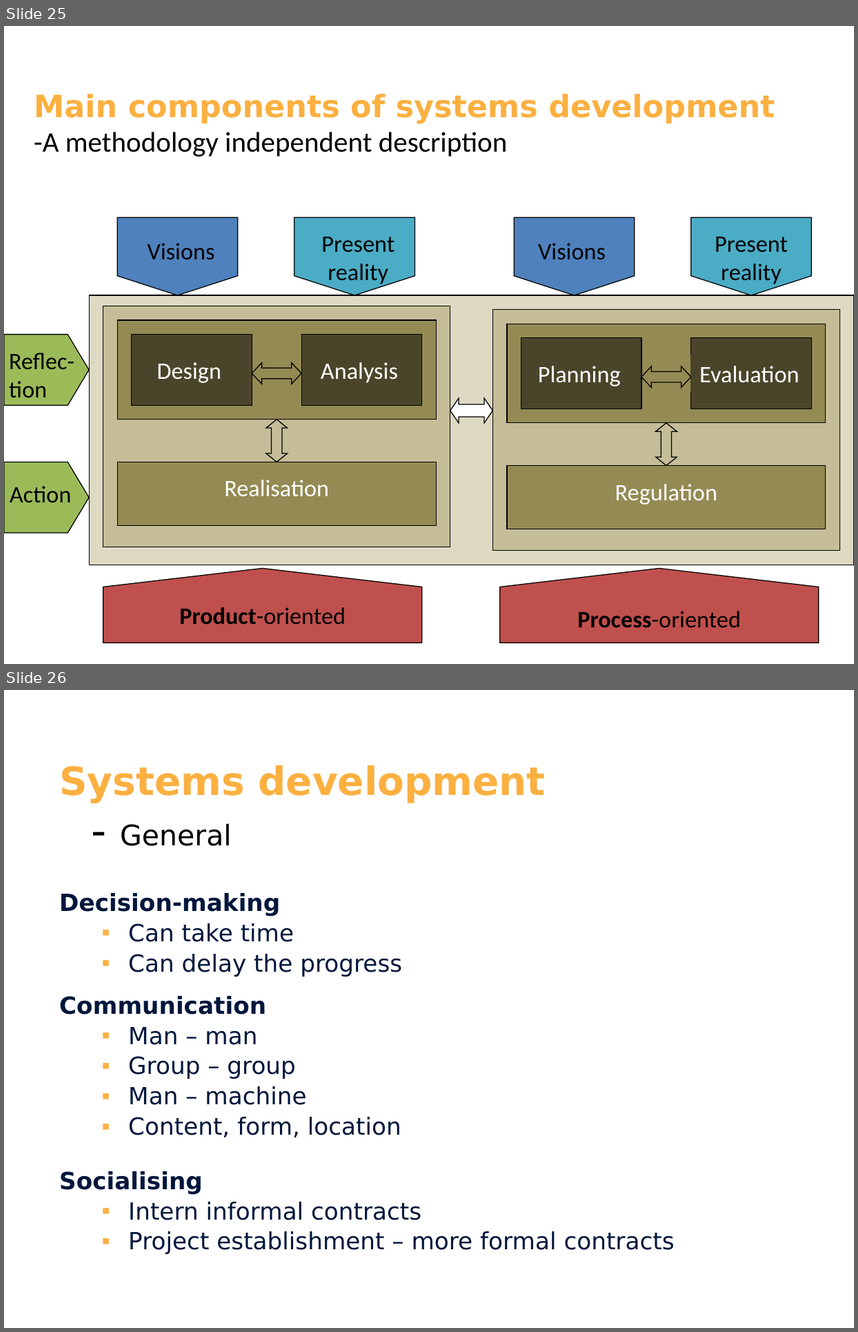
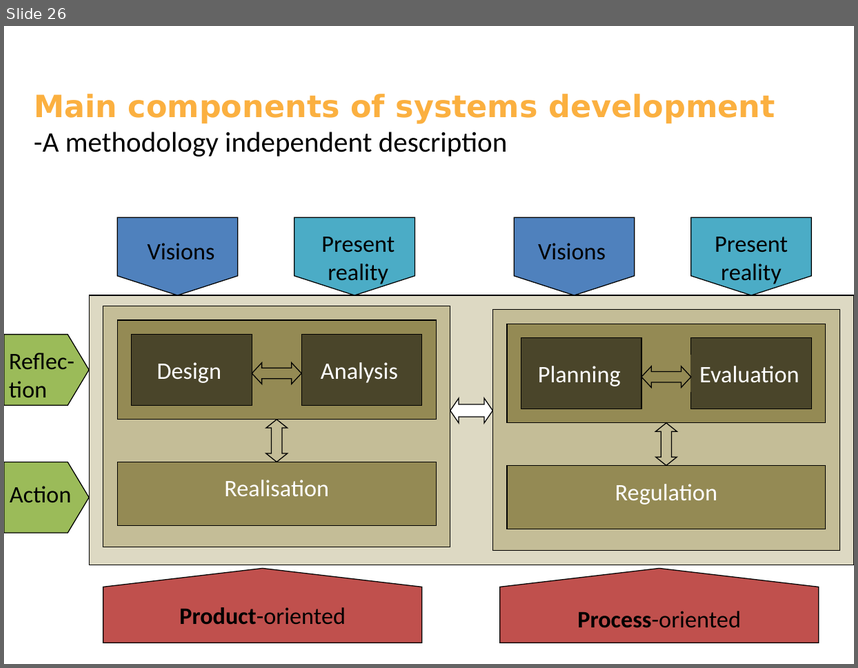
Before and after one commit to Cphdat3sem2018f/SYS-Week-3, a slide deck: Comparison of methods 2018.pptx. Shown one above the other, each under a label of ours: slides 25 and 26 before the commit, slide 26 after it. The pictures are 858x1332 and 858x668 pixels, drawn with LibreOffice and Linux fonts; fonts in the diff are those of the drawing; background and template pictures are left out. Boxes give left, top, right and bottom in pixels: in the first picture for what was removed or moved away, otherwise in the second. Text is boxed around its words. In the diff, an @@ line names an element or a change of style, - is before the commit and + after.

```diff
--- a/Comparison of methods 2018.pptx
+++ b/Comparison of methods 2018.pptx
@@ slide 26 removed at box(4, 690, 854, 1328), background #FFFFFF @@
@@ text removed at box(59, 765, 545, 846) @@
-Systems development
-- General
@@ text removed at box(59, 893, 675, 1254) @@
-Decision-making
-  ▪ Can take time
-  ▪ Can delay the progress
-Communication
-  ▪ Man – man
-  ▪ Group – group
-  ▪ Man – machine
-  ▪ Content, form, location
-Socialising
-  ▪ Intern informal contracts
-  ▪ Project establishment – more formal contracts
@@ what was slide 25 is now slide 26 @@
```
Also in this commit, not shown: 3 slides changed, 1 slide added.
